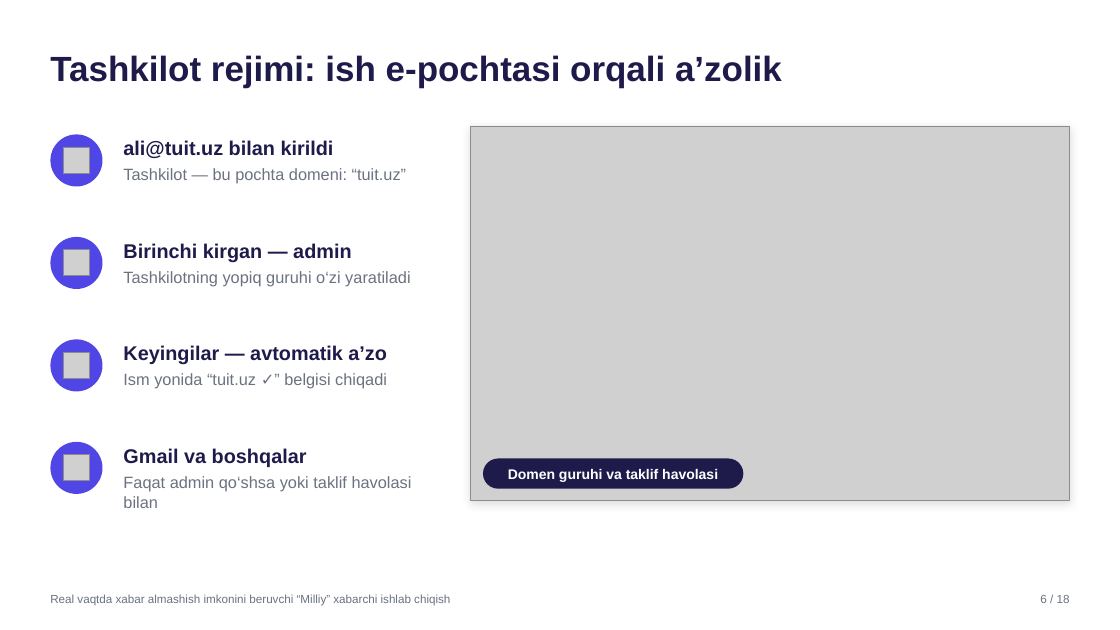
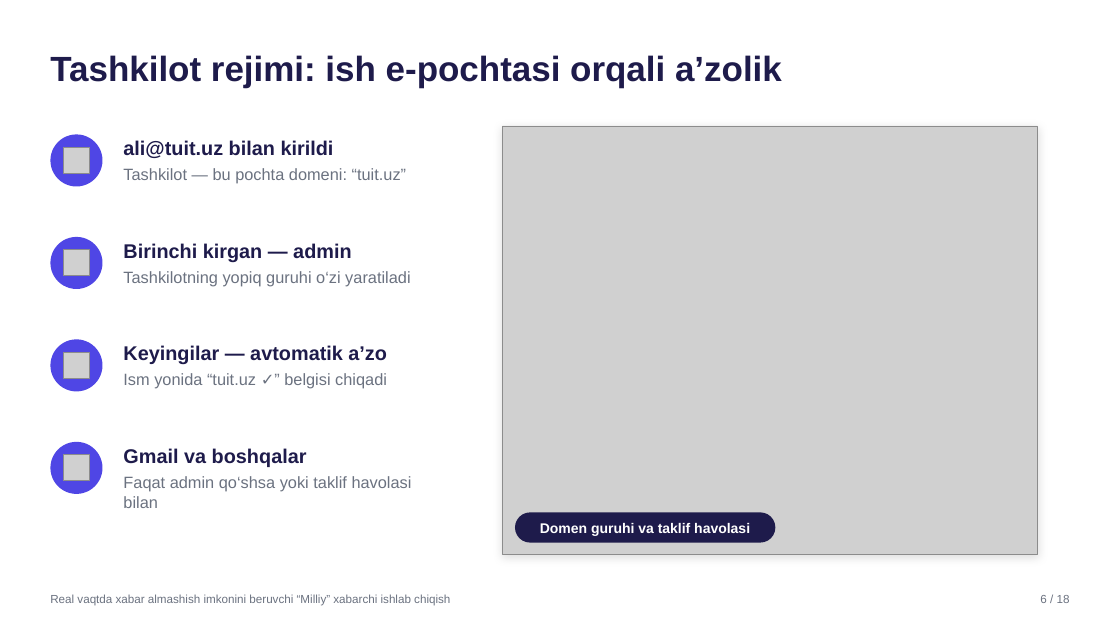
Before and after one commit to SardorSohinazarov/diplom-ish, a slide deck: slide 6 of diplom/Himoya_taqdimoti_Sohinazarov_Sardor.pptx. Drawn at 1120x630 pixels with LibreOffice and Linux fonts; fonts in the diff are those of the drawing; grey boxes stand for pictures. Boxes give left, top, right and bottom in pixels: in the first picture for what was removed or moved away, otherwise in the second. Text is boxed around its words. In the diff, an @@ line names an element or a change of style, - is before the commit and + after.

```diff
--- a/diplom/Himoya_taqdimoti_Sohinazarov_Sardor.pptx
+++ b/diplom/Himoya_taqdimoti_Sohinazarov_Sardor.pptx
@@ picture: place and size @@
-picture at [471,126,1070,501]
+picture at [502,126,1038,555]
@@ rectangle: place and size @@
-rectangle at [471,126,1070,501]
+rectangle at [502,126,1038,555]
@@ text "Domen guruhi va taklif havolasi": place and size @@
-text "Domen guruhi va taklif havolasi" at [508,469,718,482]
+text "Domen guruhi va taklif havolasi" at [540,523,750,536]
@@ rounded rectangle: place and size @@
-rounded rectangle at [483,459,744,489]
+rounded rectangle at [515,513,776,543]
```
Also in this commit, not shown: 19 other slides changed, 2 other files.
